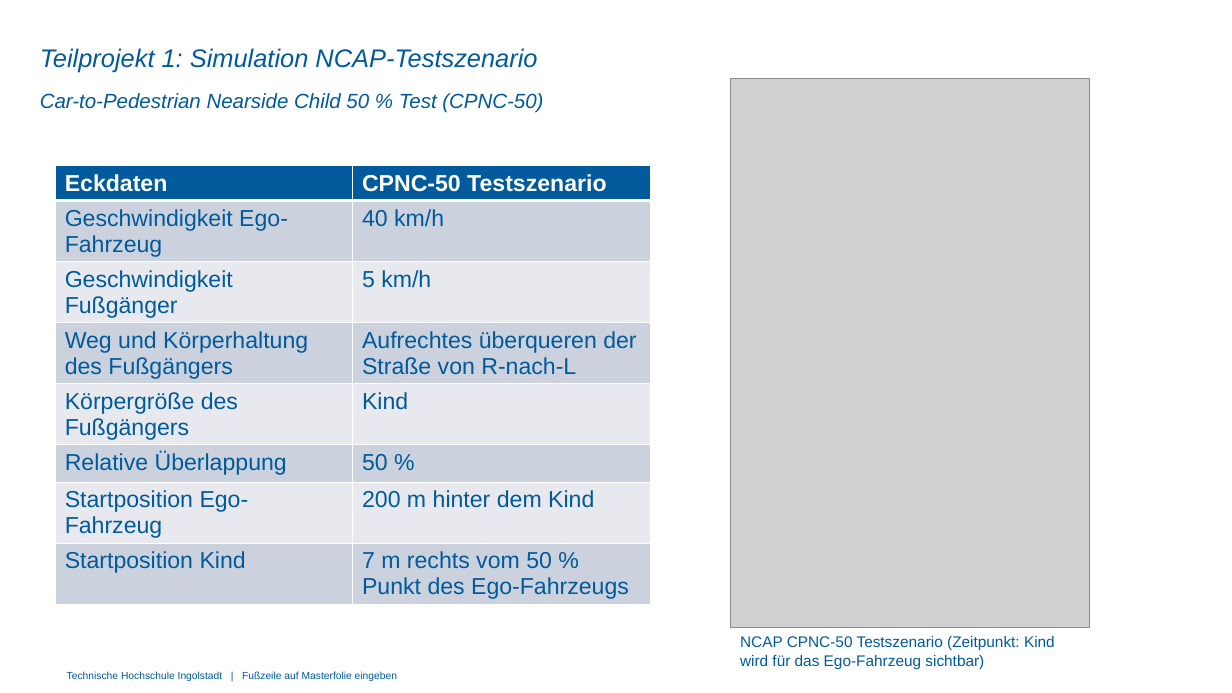
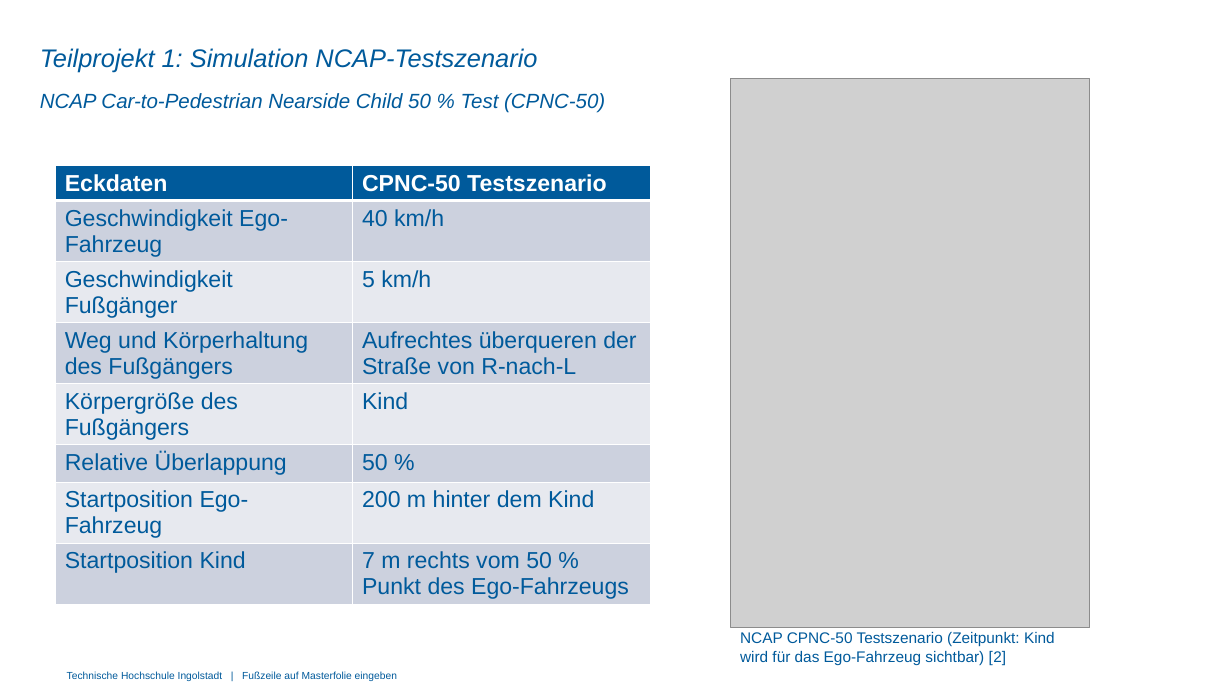
Before and after one commit to maxh-crypto/obj-lst-vis, a slide deck: slide 11 of final_presentation/Team1/Projekt_Abschlusspräsentation_TP1.pptx. Drawn at 1232x693 pixels with LibreOffice and Linux fonts; fonts in the diff are those of the drawing; grey boxes stand for pictures; background and template pictures are left out. Boxes give left, top, right and bottom in pixels: in the first picture for what was removed or moved away, otherwise in the second. Text is boxed around its words. In the diff, an @@ line names an element or a change of style, - is before the commit and + after.

```diff
--- a/final_presentation/Team1/Projekt_Abschlusspräsentation_TP1.pptx
+++ b/final_presentation/Team1/Projekt_Abschlusspräsentation_TP1.pptx
@@ subtitle at (x1=40, y1=93, x2=605, y2=113): text changed @@
-Car-to-Pedestrian Nearside Child 50 % Test (CPNC-50)
+NCAP Car-to-Pedestrian Nearside Child 50 % Test (CPNC-50)
@@ text at (x1=740, y1=632, x2=1055, y2=665): text changed @@
-NCAP CPNC-50 Testszenario (Zeitpunkt: Kind wird für das Ego-Fahrzeug sichtbar)
+NCAP CPNC-50 Testszenario (Zeitpunkt: Kind wird für das Ego-Fahrzeug sichtbar) [2]
```
Also in this commit, not shown: 3 other slides changed, 1 slide added.
